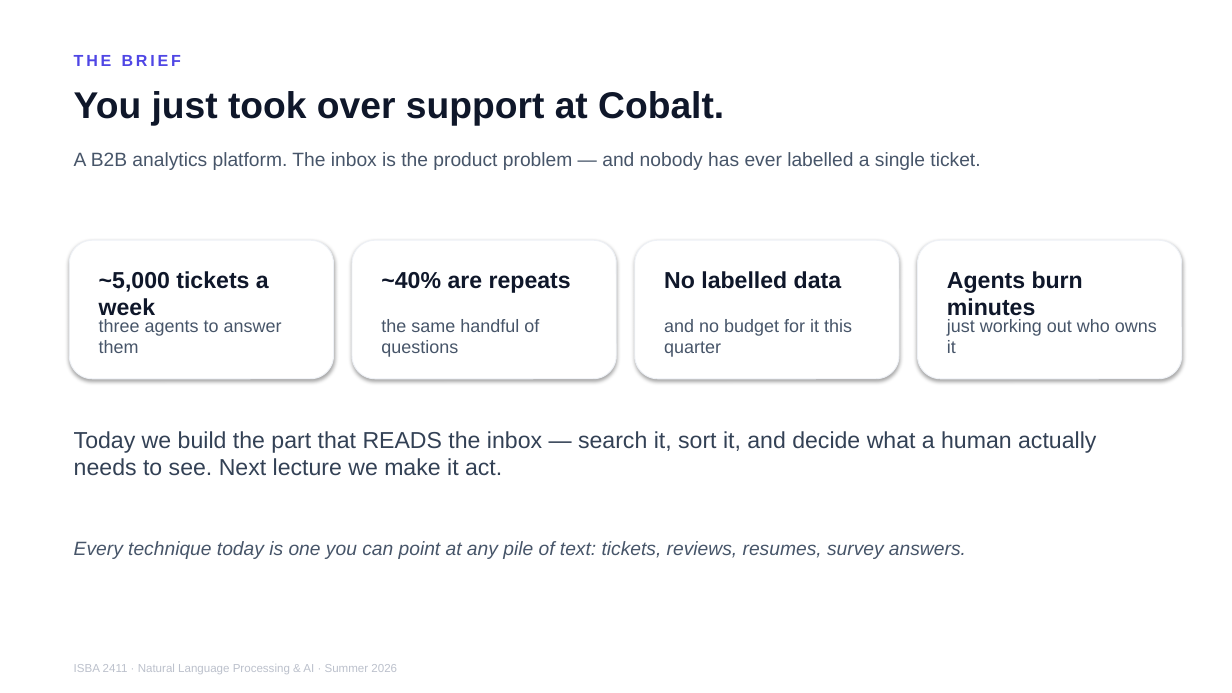
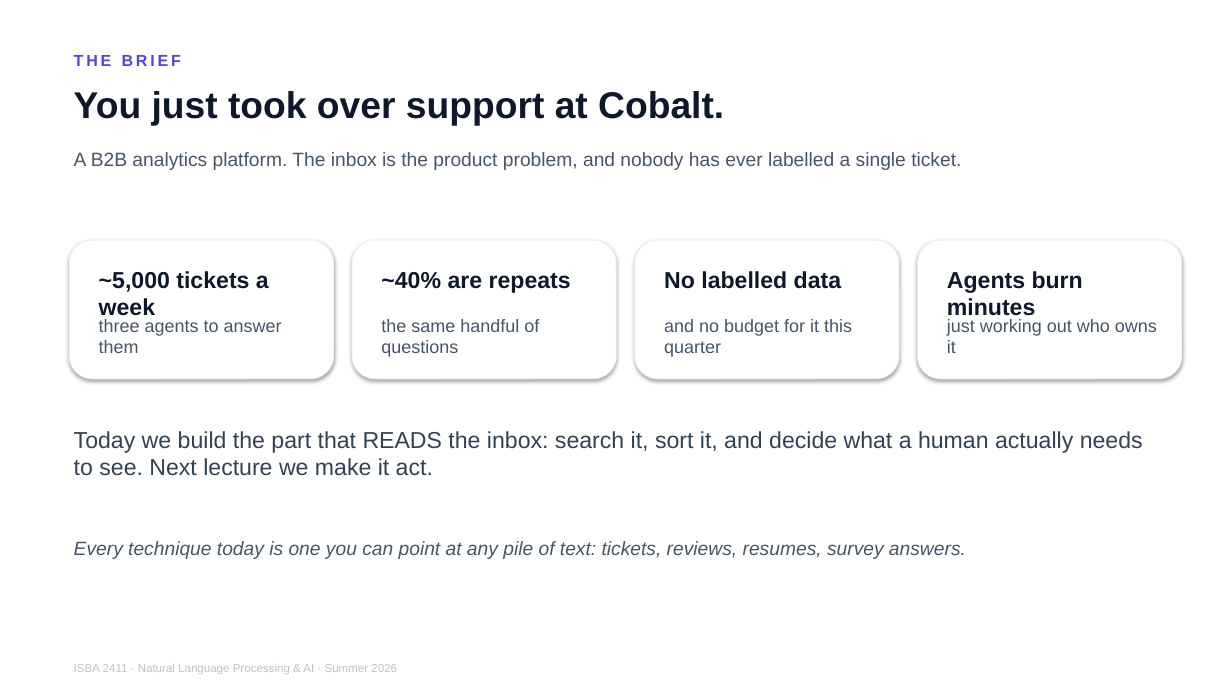
Before and after one commit to JulesMalin/isba2411-nlp, a slide deck: slide 3 of Week 7/L13_Support_Copilot.pptx. Drawn at 1232x693 pixels with LibreOffice and Linux fonts; fonts in the diff are those of the drawing. Boxes give left, top, right and bottom in pixels: in the first picture for what was removed or moved away, otherwise in the second. Text is boxed around its words. In the diff, an @@ line names an element or a change of style, - is before the commit and + after.

```diff
--- a/Week 7/L13_Support_Copilot.pptx
+++ b/Week 7/L13_Support_Copilot.pptx
@@ text at [74,152,961,170]: text changed @@
-A B2B analytics platform. The inbox is the product problem — and nobody has ever labelled a single ticket.
+A B2B analytics platform. The inbox is the product problem, and nobody has ever labelled a single ticket.
@@ text at [74,431,1143,476]: text changed @@
-Today we build the part that READS the inbox — search it, sort it, and decide what a human actually needs to see. Next lecture we make it act.
+Today we build the part that READS the inbox: search it, sort it, and decide what a human actually needs to see. Next lecture we make it act.
```
Also in this commit, not shown: 18 other slides changed.
